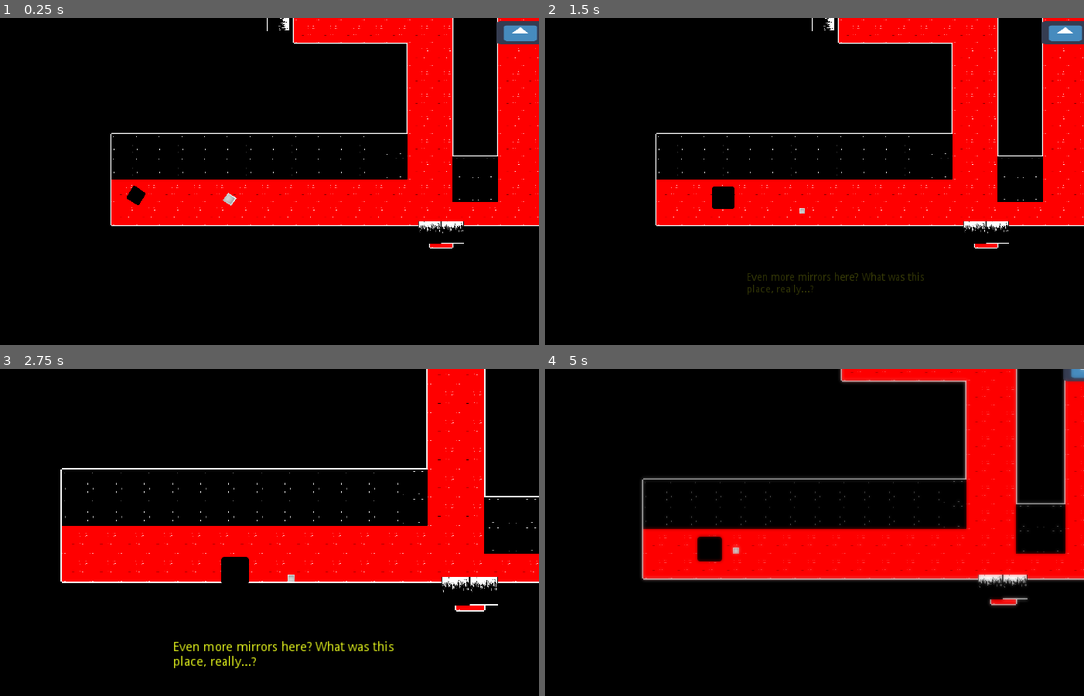
Above: before the commit, frames 1-4 (two rows, left to right).
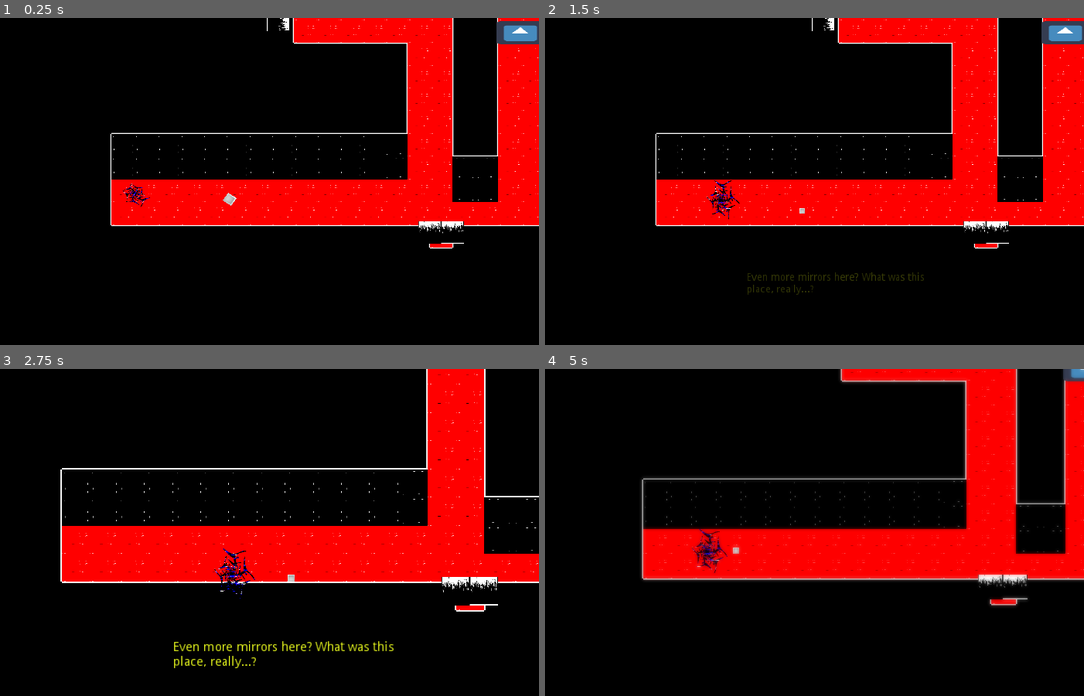
Above: after the commit, the same moments.

Repository: Screen-Punch/intd450
Game: Godot game, scene res://Levels/Level1-5.tscn
Same seed, same stepped clock (60 frames per second), same inputs: the game is played once before the commit and once after it. This scene is started directly instead of the project's main scene. The engine's default icon, where the game draws it, is replaced by a stand-in: a white triangle on a blue panel in a dark square. Sound files missing from this copy of the repository are replaced by a short silence.
Inputs:
- Up to frame 1 (0.25 s): no input
- Up to frame 2 (1.5 s): hold Right (ui_right) 0.53-1.28 s; hold Down (ui_down) from 1.28 s (still down)
- Up to frame 3 (2.75 s): release Down (ui_down) at 2.03 s; hold Right (ui_right) from 2.03 s (still down)
- Up to frame 4 (5 s): release Right (ui_right) at 2.78 s; hold Up (ui_up) 2.78-3.53 s; hold Left (ui_left) from 3.53 s (still down)

The runs differ from the first frame. In frame 1, 0.1% of the frame differs, in the area x 22-28%, y 50-58%; in frame 2, 0.3%; in frame 3, 0.4%; in frame 4, 0.5%, in the area x 27-34%, y 48-63%.

Commit message:
Integrated monster animation

Diff:
--- a/Levels/Level1-5.tscn
+++ b/Levels/Level1-5.tscn
@@ -98,7 +98,7 @@
 "values": [ Color( 0.93103, 1, 0.117188, 0 ), Color( 0.93103, 1, 0.117188, 1 ) ]
 }
 
-[node name="Level1-5" type="Node2D"]
+[node name="Level1-5" type="Node2D" index="0"]
 
 _sections_unfolded = [ "Transform" ]
 
--- a/Levels/Main Menu.tscn
+++ b/Levels/Main Menu.tscn
@@ -22,7 +22,7 @@
 "values": [ Vector2( 120.033, 380.856 ), Vector2( 355.586, 379.954 ) ]
 }
 
-[node name="Main Menu" type="Control" index="0"]
+[node name="Main Menu" type="Control"]
 
 anchor_left = 0.0
 anchor_top = 0.0
--- a/Scenes/Monster.tscn
+++ b/Scenes/Monster.tscn
@@ -1,8 +1,9 @@
-[gd_scene load_steps=7 format=2]
+[gd_scene load_steps=9 format=2]
 
 [ext_resource path="res://Scripts/Monster.gd" type="Script" id=1]
-[ext_resource path="res://godotIcon.png" type="Texture" id=2]
+[ext_resource path="res://Art/Monsters.png" type="Texture" id=2]
 [ext_resource path="res://Sounds/SoundFiles/Long-1.wav" type="AudioStream" id=3]
+[ext_resource path="res://godotIcon.png" type="Texture" id=4]
 
 [sub_resource type="RectangleShape2D" id=1]
 
@@ -70,6 +71,25 @@
 "values": [ Vector2( 0.5, 0.5 ), Vector2( 1, 1 ) ]
 }
 
+[sub_resource type="Animation" id=4]
+
+resource_name = "MonsterMovement"
+length = 1.0
+loop = true
+step = 0.1
+tracks/0/type = "value"
+tracks/0/path = NodePath("Sprite:frame")
+tracks/0/interp = 1
+tracks/0/loop_wrap = true
+tracks/0/imported = false
+tracks/0/enabled = true
+tracks/0/keys = {
+"times": PoolRealArray( 0, 0.1, 0.2, 0.3, 0.4, 0.5, 0.6, 0.7, 0.8, 0.9 ),
+"transitions": PoolRealArray( 1, 1, 1, 1, 1, 1, 1, 1, 1, 1 ),
+"update": 1,
+"values": [ 0, 1, 2, 3, 4, 5, 4, 3, 2, 1 ]
+}
+
 [node name="Monster" type="KinematicBody2D" groups=[
 "Monster",
 ]]
@@ -88,11 +108,13 @@
 
 [node name="Sprite" type="Sprite" parent="." index="1"]
 
-modulate = Color( 0, 0, 0, 1 )
 rotation = 3.14159
 scale = Vector2( 0.5, 0.5 )
 texture = ExtResource( 2 )
-_sections_unfolded = [ "Transform", "Visibility" ]
+vframes = 2
+hframes = 3
+frame = 3
+_sections_unfolded = [ "Animation", "Transform", "Visibility" ]
 
 [node name="Area2D" type="Area2D" parent="." index="2"]
 
@@ -145,8 +167,18 @@
 modulate = Color( 1, 0, 0, 0 )
 position = Vector2( -1.55995, -59.4806 )
 scale = Vector2( 0.16849, 0.699384 )
-texture = ExtResource( 2 )
+texture = ExtResource( 4 )
 _sections_unfolded = [ "Visibility" ]
+
+[node name="MonsterSprites" type="AnimationPlayer" parent="." index="7"]
+
+root_node = NodePath("..")
+autoplay = ""
+playback_process_mode = 1
+playback_default_blend_time = 0.0
+playback_speed = 1.0
+anims/MonsterMovement = SubResource( 4 )
+blend_times = [  ]
 
 [connection signal="body_entered" from="Area2D" to="." method="_on_Area2D_body_entered"]
 
--- a/Scripts/Monster.gd
+++ b/Scripts/Monster.gd
@@ -26,6 +26,7 @@
 	randomNoiseTimer = get_node("Timer")
 	randomNoiseTimer.set_wait_time(2)
 	randomNoiseTimer.start()
+	$MonsterSprites.play("MonsterMovement")
 
 func _process(delta):
 	if target:
